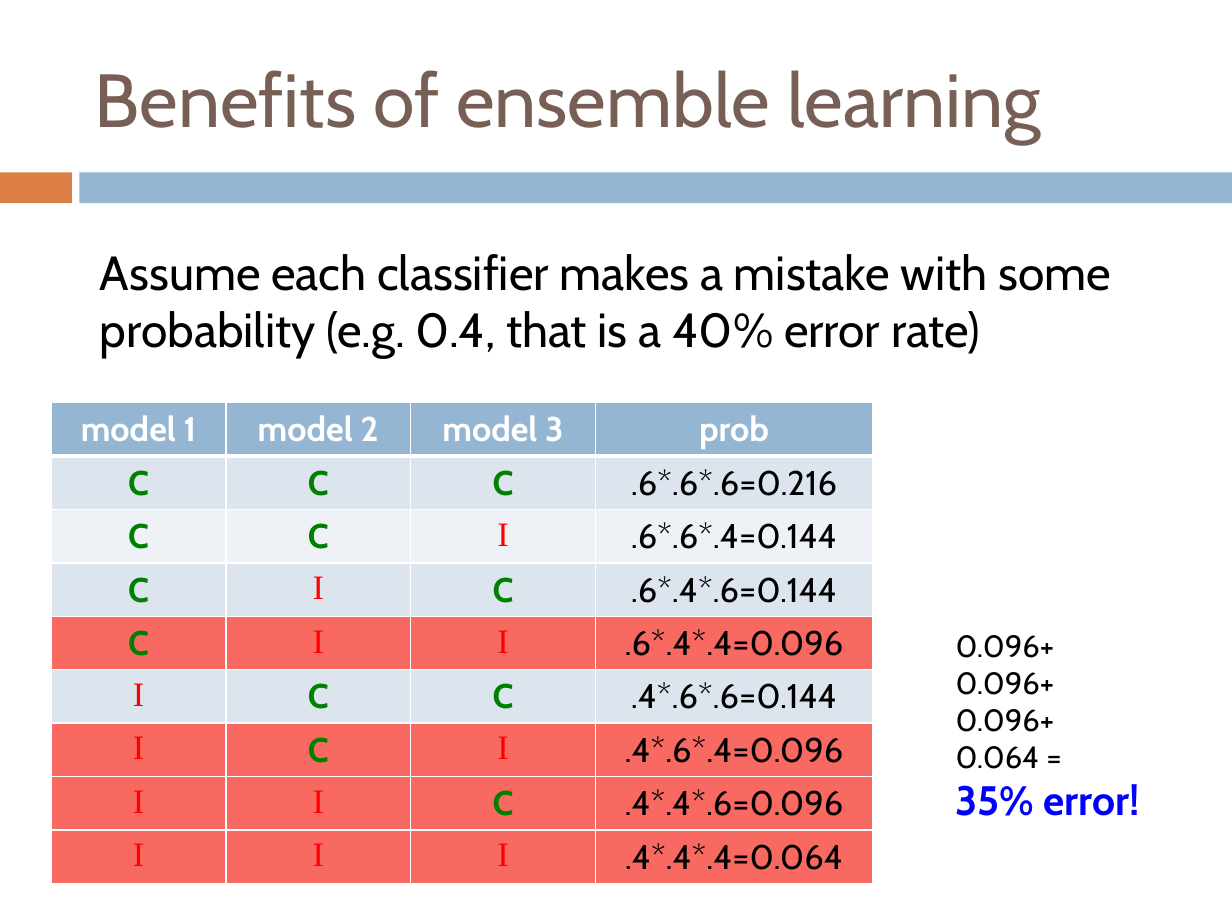
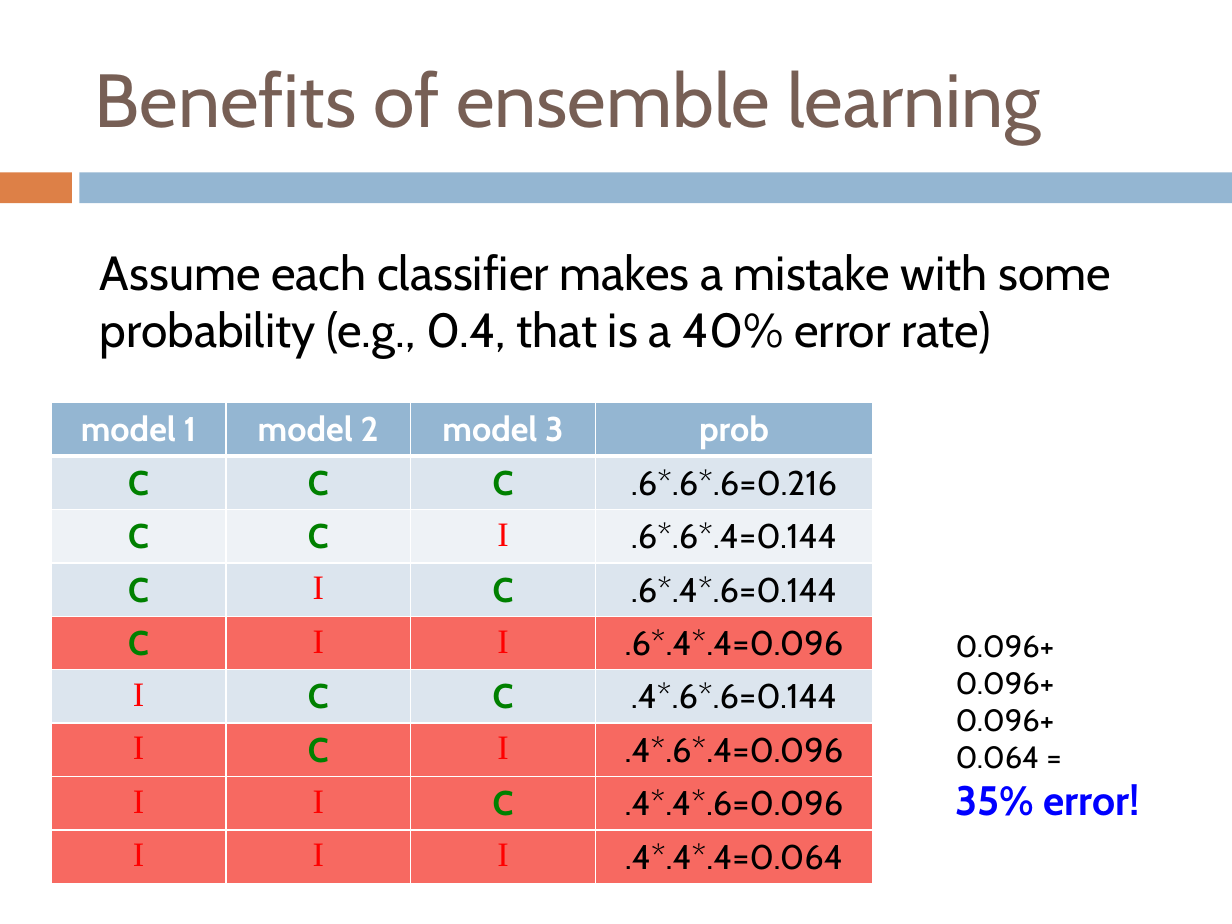
Before and after one commit to Collins-kariuk/Machine-Learning-CS158, a slide deck: slide 10 of Lectures/Lecture 23_Ensemble Learning.pptx. Drawn at 1232x924 pixels with LibreOffice and Linux fonts; fonts in the diff are those of the drawing. Boxes give left, top, right and bottom in pixels: in the first picture for what was removed or moved away, otherwise in the second. Text is boxed around its words. In the diff, an @@ line names an element or a change of style, - is before the commit and + after.

```diff
--- a/Lectures/Lecture 23_Ensemble Learning.pptx
+++ b/Lectures/Lecture 23_Ensemble Learning.pptx
@@ text at bbox=[100, 254, 1111, 358]: text changed @@
-Assume each classifier makes a mistake with some probability (e.g. 0.4, that is a 40% error rate)
+Assume each classifier makes a mistake with some probability (e.g., 0.4, that is a 40% error rate)
```
Also in this commit, not shown: 2 other slides changed, 4 other files.
